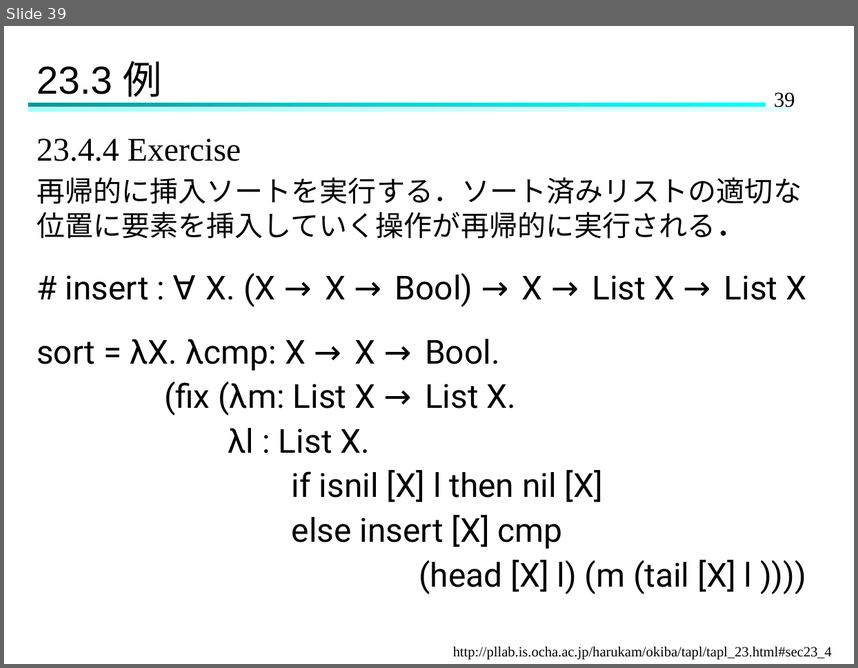
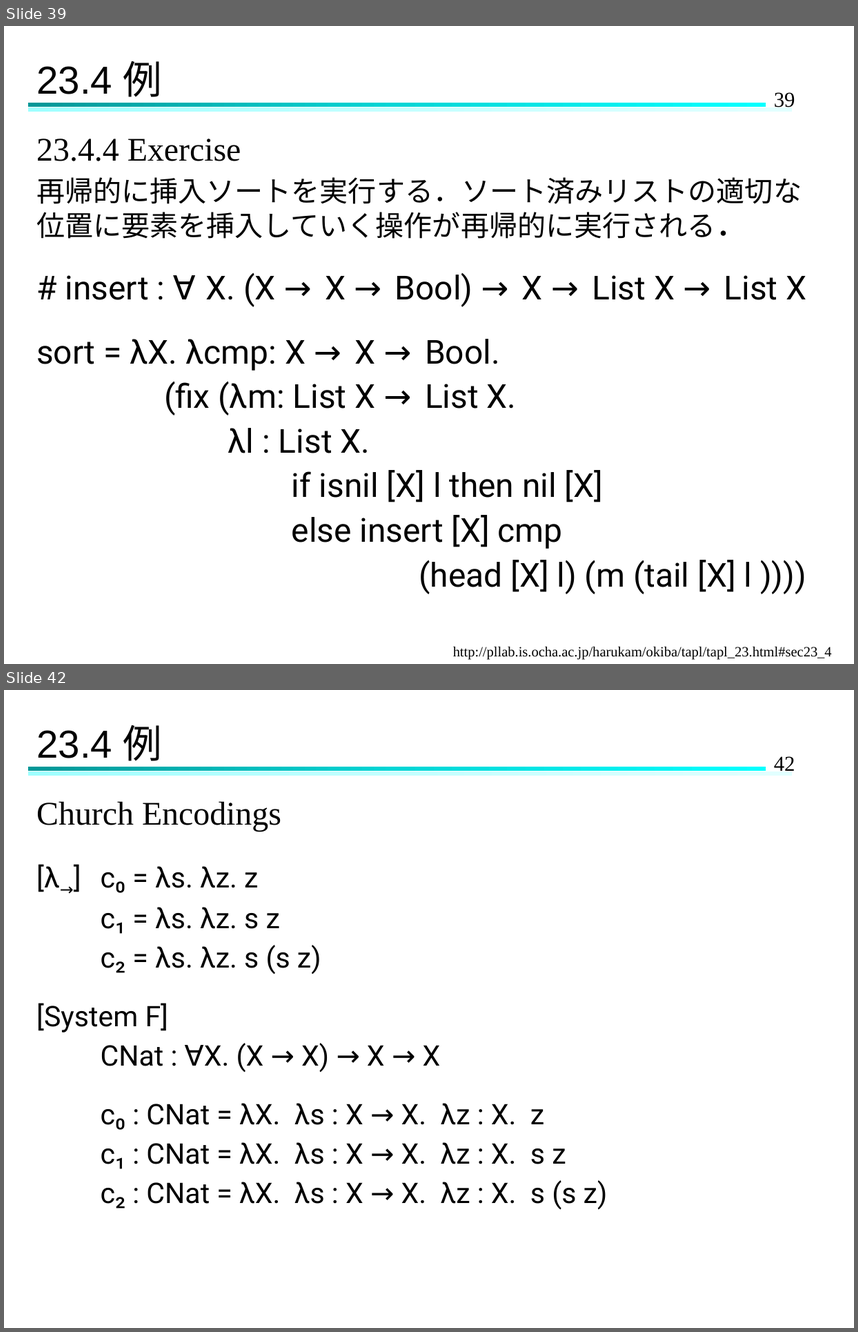
Before and after one commit to Hinata-Mikami/HinataMikami, a slide deck: 研究室関連/TAPL/TAPL-23.pptx. Shown one above the other, each under a label of ours: slide 39 before the commit, slides 39 and 42 after it; the slides between them are not shown. The pictures are 858x668 and 858x1332 pixels, drawn with LibreOffice and Linux fonts; fonts in the diff are those of the drawing. Boxes give left, top, right and bottom in pixels: in the first picture for what was removed or moved away, otherwise in the second. Text is boxed around its words. In the diff, an @@ line names an element or a change of style, - is before the commit and + after.

```diff
--- a/研究室関連/TAPL/TAPL-23.pptx
+++ b/研究室関連/TAPL/TAPL-23.pptx
@@ slide 42 added at (4, 690, 854, 1328), background #FFFFFF; not listed: 3 template elements that a slide beside it also shows @@
@@ title added at (36, 725, 162, 768), 33 pt, text #000000 @@
+23.4 例
@@ text added at (36, 801, 608, 1210), 24 pt, text #000000 @@
+Church Encodings
+[λ→] c₀ = λs. λz. z
+c₁ = λs. λz. s z
+c₂ = λs. λz. s (s z)
+[System F]
+CNat : ∀X. (X → X) → X → X
+c₀ : CNat = λX. λs : X → X. λz : X. z
+c₁ : CNat = λX. λs : X → X. λz : X. s z
+c₂ : CNat = λX. λs : X → X. λz : X. s (s z)
@@ slide 39 changed as well @@
@@ title at (36, 61, 162, 104): text changed @@
-23.3 例
+23.4 例
```
Also in this commit, not shown: 15 other slides changed, 10 other slides added.
